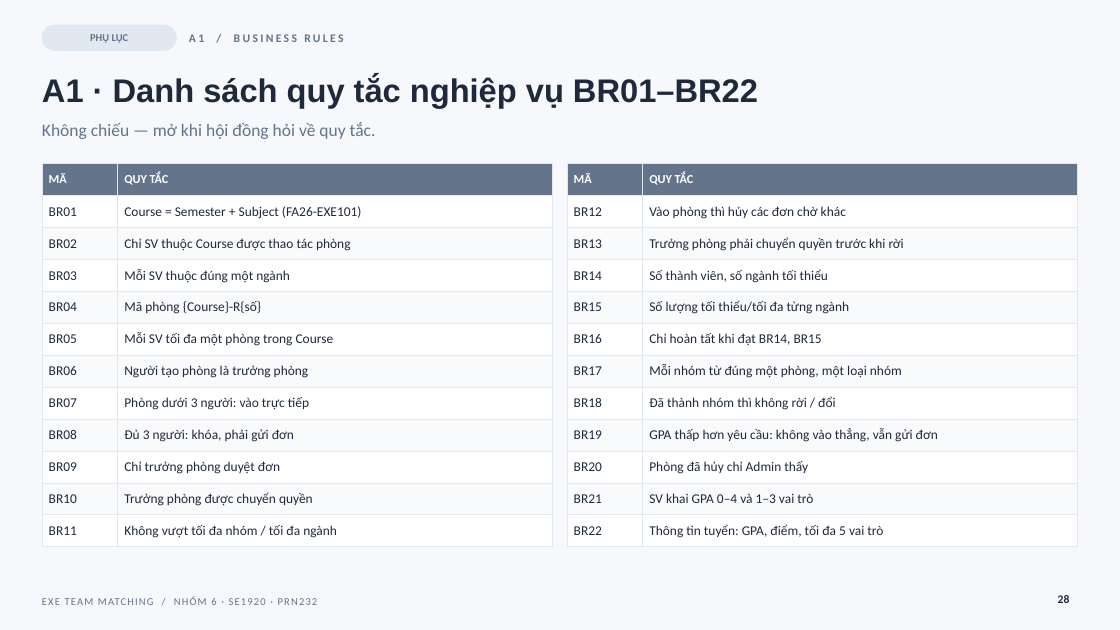
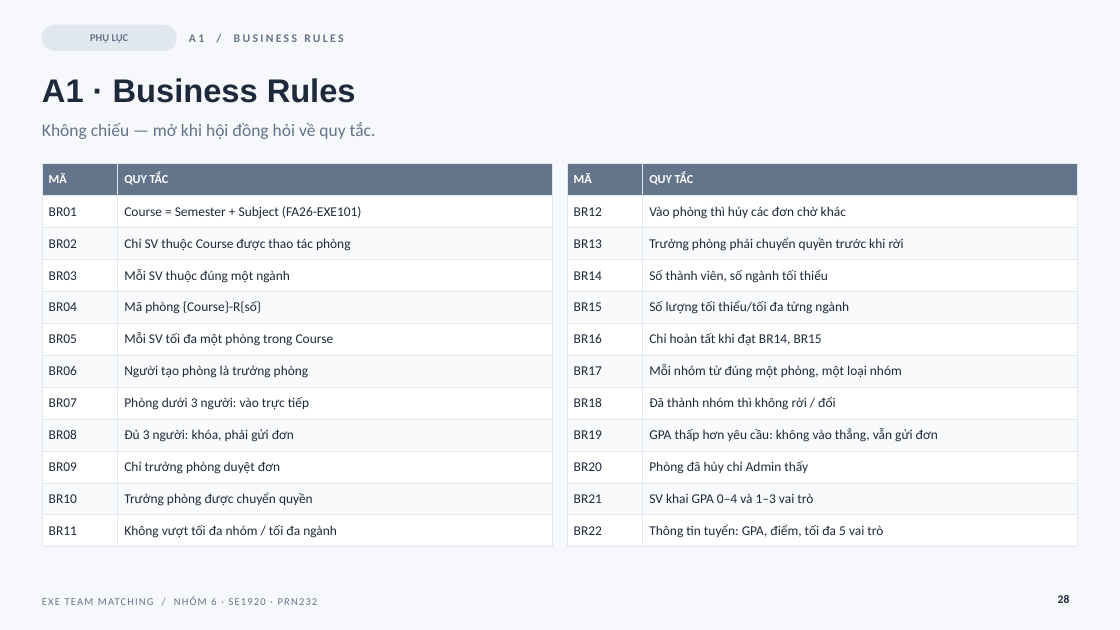
Before and after one commit to co-duong-hao/PRN232_Final, a slide deck: slide 28 of docs/slides/EXE_Team_Matching_Nhom6.pptx. Drawn at 1120x630 pixels with LibreOffice and Linux fonts; fonts in the diff are those of the drawing. Boxes give left, top, right and bottom in pixels: in the first picture for what was removed or moved away, otherwise in the second. Text is boxed around its words. In the diff, an @@ line names an element or a change of style, - is before the commit and + after.

```diff
--- a/docs/slides/EXE_Team_Matching_Nhom6.pptx
+++ b/docs/slides/EXE_Team_Matching_Nhom6.pptx
@@ title at <box>42,78,356,103</box>: text changed @@
-A1 · Danh sách quy tắc nghiệp vụ BR01–BR22
+A1 · Business Rules
```
Also in this commit, not shown: 27 other slides changed, 2 other files.
